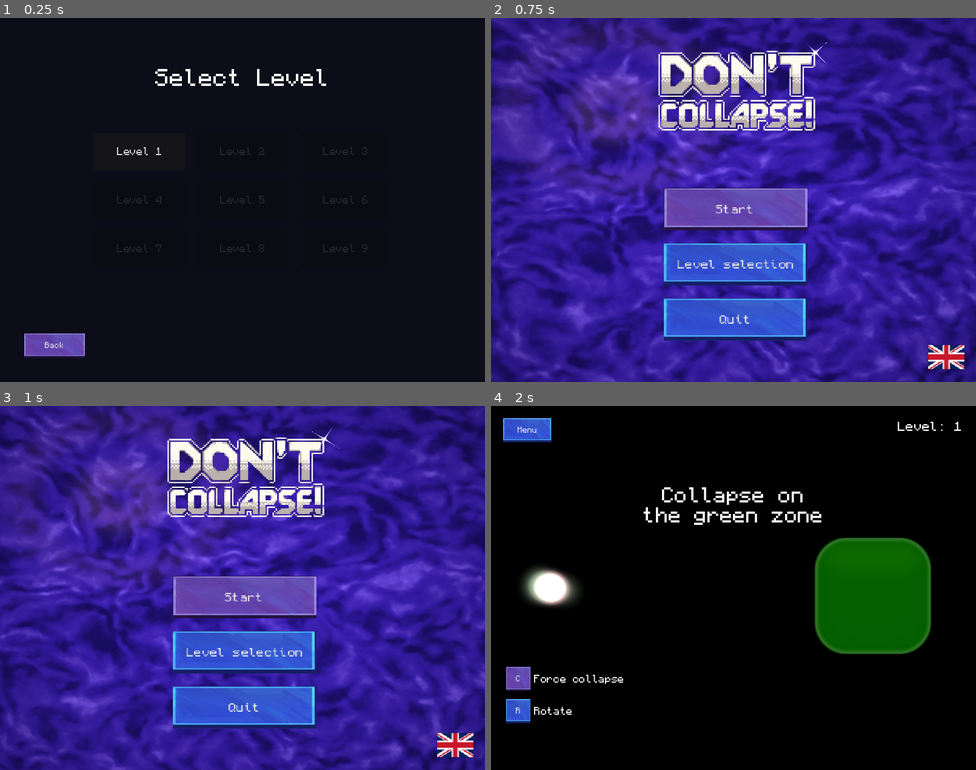
Above: before the commit, frames 1-4 (two rows, left to right).
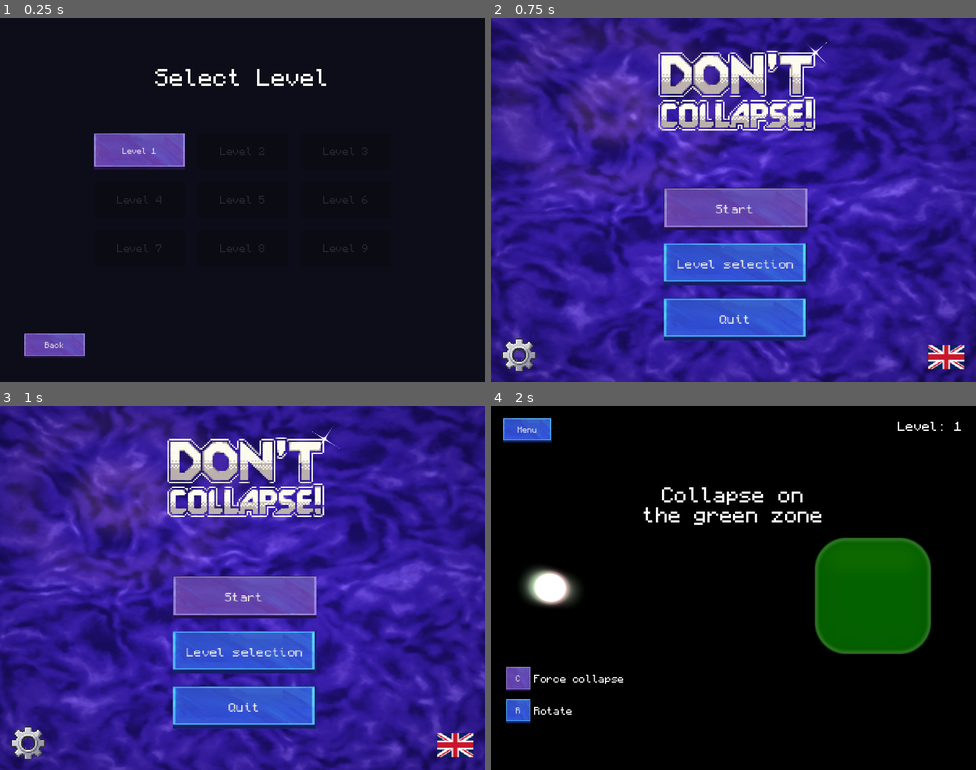
Above: after the commit, the same moments.

Repository: magnoint13/brinqo-2026
Game: Godot game, scene res://ui/LevelSelect.tscn
The game is run twice, just before and just after one commit, with the same random seed, the same clock (stepped at 60 frames per second) and the same inputs. This scene is started directly instead of the project's main scene. Video files are missing from this copy of the repository; at most half a second of black plays in their place. Sound files missing from this copy of the repository are replaced by a short silence.
Inputs:
- Up to frame 1 (0.25 s): no input
- Up to frame 2 (0.75 s): click "Back" at 0.5 s
- Up to frame 3 (1 s): no input
- Up to frame 4 (2 s): click "Start" at 1.25 s

The runs differ from the first frame. In frame 1, 1.9% of the frame differs, in the area x 19-39%, y 31-42%; in frame 2, 0.4%; in frame 3, 0.4%; in frame 4, nothing differs.

Commit message:
más mejoras en la UI

Diff:
--- a/ui/LevelSelect.gd
+++ b/ui/LevelSelect.gd
@@ -1,6 +1,8 @@
 extends Control
 
 const TOTAL_LEVELS = GameManager.TOTAL_LEVELS
+const THEME = preload("res://resources/Default.tres") as Theme
+const THEME_HIGHLIGHT = preload("res://resources/Default2.tres") as Theme
 
 @onready var grid_container = $GridContainer
 @onready var back_button = $BackButton
@@ -10,6 +12,7 @@
 	create_level_buttons()
 
 func create_level_buttons():
+	var last_level_unlocked = GameManager.unlocked_levels.max()
 	for level_num in range(1, TOTAL_LEVELS + 1):
 		var button = Button.new()
 		button.text = tr("LEVEL_BUTTON_PREFIX") + " " + str(level_num)
@@ -17,6 +20,10 @@
 
 		if GameManager.is_level_unlocked(level_num):
 			button.pressed.connect(func(): _on_level_pressed(level_num))
+			if level_num == last_level_unlocked:
+				button.theme = THEME_HIGHLIGHT
+			else:
+				button.theme = THEME
 		else:
 			button.disabled = true
 			button.modulate = Color(0.3, 0.3, 0.3)
--- a/ui/MainMenu.tscn
+++ b/ui/MainMenu.tscn
@@ -9,8 +9,8 @@
 [ext_resource type="PackedScene" uid="uid://cn2p5rgw1d1tb" path="res://ui/SettingsMenu.tscn" id="7_settings"]
 [ext_resource type="Texture2D" uid="uid://basbbbs20yjh3" path="res://resources/flags/es.png" id="8_youui"]
 [ext_resource type="Texture2D" uid="uid://b8vth0y33v2d2" path="res://resources/flags/en.png" id="9_58pe3"]
+[ext_resource type="Texture2D" uid="uid://dfd2sryutqesr" path="res://resources/settings.png" id="9_g6r01"]
 [ext_resource type="Texture2D" uid="uid://dludlu6ayf1e8" path="res://resources/flags/gl.png" id="10_g6r01"]
-[ext_resource type="Texture2D" uid="uid://d3s54ojbgwk1f" path="res://entities/settings.png" id="11_58pe3"]
 
 [sub_resource type="ShaderMaterial" id="ShaderMaterial_lava"]
 shader = ExtResource("2_lavashader")
@@ -121,7 +121,7 @@
 offset_top = 515.0
 offset_right = 90.0
 offset_bottom = 597.0
-texture_normal = ExtResource("11_58pe3")
+texture_normal = ExtResource("9_g6r01")
 ignore_texture_size = true
 stretch_mode = 5
 
--- a/ui/SettingsMenu.gd
+++ b/ui/SettingsMenu.gd
@@ -1,11 +1,11 @@
 extends Control
 
-@onready var master_slider: HSlider = $VBoxContainer/MasterVolume/Slider
-@onready var master_value: Label = $VBoxContainer/MasterVolume/ValueLabel
-@onready var music_slider: HSlider = $VBoxContainer/MusicVolume/Slider
-@onready var music_value: Label = $VBoxContainer/MusicVolume/ValueLabel
-@onready var sfx_slider: HSlider = $VBoxContainer/SFXVolume/Slider
-@onready var sfx_value: Label = $VBoxContainer/SFXVolume/ValueLabel
+@onready var master_slider: HSlider = $CenterContainer/VBoxContainer/MasterVolume/Slider
+@onready var master_value: Label = $CenterContainer/VBoxContainer/MasterVolume/ValueLabel
+@onready var music_slider: HSlider = $CenterContainer/VBoxContainer/MusicVolume/Slider
+@onready var music_value: Label = $CenterContainer/VBoxContainer/MusicVolume/ValueLabel
+@onready var sfx_slider: HSlider = $CenterContainer/VBoxContainer/SFXVolume/Slider
+@onready var sfx_value: Label = $CenterContainer/VBoxContainer/SFXVolume/ValueLabel
 
 var _previous_scene: String = ""
 var _is_paused: bool = false
--- a/ui/SettingsMenu.tscn
+++ b/ui/SettingsMenu.tscn
@@ -2,9 +2,6 @@
 
 [ext_resource type="Theme" uid="uid://d4m4ag7b1ij46" path="res://resources/Default.tres" id="1_theme"]
 [ext_resource type="Script" uid="uid://ck156u516iapm" path="res://ui/SettingsMenu.gd" id="3_settings"]
-
-[sub_resource type="LabelSettings" id="LabelSettings_j5hgc"]
-font_size = 24
 
 [node name="SettingsMenu" type="Control" unique_id=1329980281]
 process_mode = 3
@@ -25,45 +22,38 @@
 grow_vertical = 2
 color = Color(0, 0, 0, 0.8)
 
-[node name="TitleLabel" type="Label" parent="." unique_id=1057681561]
-layout_mode = 1
-anchors_preset = 5
-anchor_left = 0.5
-anchor_right = 0.5
-offset_left = -100.0
-offset_top = 50.0
-offset_right = 100.0
-offset_bottom = 85.0
-grow_horizontal = 2
+[node name="TitleLabel" type="RichTextLabel" parent="." unique_id=1327651788]
+layout_mode = 0
+offset_left = -1.0
+offset_top = 92.0
+offset_right = 799.0
+offset_bottom = 193.0
+theme_override_font_sizes/normal_font_size = 40
 text = "SETTINGS_TITLE"
-label_settings = SubResource("LabelSettings_j5hgc")
 horizontal_alignment = 1
+vertical_alignment = 1
 
-[node name="VBoxContainer" type="VBoxContainer" parent="." unique_id=1470613615]
-layout_mode = 1
-anchors_preset = 8
-anchor_left = 0.5
-anchor_top = 0.5
-anchor_right = 0.5
-anchor_bottom = 0.5
-offset_left = -200.0
-offset_top = -100.0
-offset_right = 200.0
-offset_bottom = 100.0
-grow_horizontal = 2
-grow_vertical = 2
+[node name="CenterContainer" type="CenterContainer" parent="." unique_id=518713449]
+layout_mode = 0
+offset_top = 106.0
+offset_right = 797.0
+offset_bottom = 601.0
+
+[node name="VBoxContainer" type="VBoxContainer" parent="CenterContainer" unique_id=1470613615]
+custom_minimum_size = Vector2(400, 0)
+layout_mode = 2
 theme_override_constants/separation = 25
 
-[node name="MasterVolume" type="HBoxContainer" parent="VBoxContainer" unique_id=2111693020]
+[node name="MasterVolume" type="HBoxContainer" parent="CenterContainer/VBoxContainer" unique_id=2111693020]
 layout_mode = 2
 theme_override_constants/separation = 10
 
-[node name="Label" type="Label" parent="VBoxContainer/MasterVolume" unique_id=2046517003]
+[node name="Label" type="Label" parent="CenterContainer/VBoxContainer/MasterVolume" unique_id=2046517003]
 custom_minimum_size = Vector2(120, 0)
 layout_mode = 2
 text = "SETTINGS_MASTER"
 
-[node name="Slider" type="HSlider" parent="VBoxContainer/MasterVolume" unique_id=11860378]
+[node name="Slider" type="HSlider" parent="CenterContainer/VBoxContainer/MasterVolume" unique_id=11860378]
 layout_mode = 2
 size_flags_horizontal = 3
 size_flags_vertical = 4
@@ -71,22 +61,22 @@
 step = 0.05
 value = 1.0
 
-[node name="ValueLabel" type="Label" parent="VBoxContainer/MasterVolume" unique_id=1801724175]
+[node name="ValueLabel" type="Label" parent="CenterContainer/VBoxContainer/MasterVolume" unique_id=1801724175]
 custom_minimum_size = Vector2(40, 0)
 layout_mode = 2
 text = "100%"
 horizontal_alignment = 2
 
-[node name="MusicVolume" type="HBoxContainer" parent="VBoxContainer" unique_id=828642849]
+[node name="MusicVolume" type="HBoxContainer" parent="CenterContainer/VBoxContainer" unique_id=828642849]
 layout_mode = 2
 theme_override_constants/separation = 10
 
-[node name="Label" type="Label" parent="VBoxContainer/MusicVolume" unique_id=1127660494]
+[node name="Label" type="Label" parent="CenterContainer/VBoxContainer/MusicVolume" unique_id=1127660494]
 custom_minimum_size = Vector2(120, 0)
 layout_mode = 2
 text = "SETTINGS_MUSIC"
 
-[node name="Slider" type="HSlider" parent="VBoxContainer/MusicVolume" unique_id=1690954382]
+[node name="Slider" type="HSlider" parent="CenterContainer/VBoxContainer/MusicVolume" unique_id=1690954382]
 layout_mode = 2
 size_flags_horizontal = 3
 size_flags_vertical = 4
@@ -94,22 +84,22 @@
 step = 0.05
 value = 1.0
 
-[node name="ValueLabel" type="Label" parent="VBoxContainer/MusicVolume" unique_id=1379539394]
+[node name="ValueLabel" type="Label" parent="CenterContainer/VBoxContainer/MusicVolume" unique_id=1379539394]
 custom_minimum_size = Vector2(40, 0)
 layout_mode = 2
 text = "100%"
 horizontal_alignment = 2
 
-[node name="SFXVolume" type="HBoxContainer" parent="VBoxContainer" unique_id=1277368518]
+[node name="SFXVolume" type="HBoxContainer" parent="CenterContainer/VBoxContainer" unique_id=1277368518]
 layout_mode = 2
 theme_override_constants/separation = 10
 
-[node name="Label" type="Label" parent="VBoxContainer/SFXVolume" unique_id=772621491]
+[node name="Label" type="Label" parent="CenterContainer/VBoxContainer/SFXVolume" unique_id=772621491]
 custom_minimum_size = Vector2(120, 0)
 layout_mode = 2
 text = "SETTINGS_SFX"
 
-[node name="Slider" type="HSlider" parent="VBoxContainer/SFXVolume" unique_id=614356833]
+[node name="Slider" type="HSlider" parent="CenterContainer/VBoxContainer/SFXVolume" unique_id=614356833]
 layout_mode = 2
 size_flags_horizontal = 3
 size_flags_vertical = 4
@@ -117,20 +107,20 @@
 step = 0.05
 value = 1.0
 
-[node name="ValueLabel" type="Label" parent="VBoxContainer/SFXVolume" unique_id=910927283]
+[node name="ValueLabel" type="Label" parent="CenterContainer/VBoxContainer/SFXVolume" unique_id=910927283]
 custom_minimum_size = Vector2(40, 0)
 layout_mode = 2
 text = "100%"
 horizontal_alignment = 2
 
-[node name="BackButton" type="Button" parent="VBoxContainer" unique_id=1487501611]
+[node name="BackButton" type="Button" parent="CenterContainer/VBoxContainer" unique_id=1487501611]
 custom_minimum_size = Vector2(60, 40)
 layout_mode = 2
 size_flags_horizontal = 4
 theme = ExtResource("1_theme")
 text = "SETTINGS_BACK"
 
-[connection signal="value_changed" from="VBoxContainer/MasterVolume/Slider" to="." method="_on_master_slider_value_changed"]
-[connection signal="value_changed" from="VBoxContainer/MusicVolume/Slider" to="." method="_on_music_slider_value_changed"]
-[connection signal="value_changed" from="VBoxContainer/SFXVolume/Slider" to="." method="_on_sfx_slider_value_changed"]
-[connection signal="pressed" from="VBoxContainer/BackButton" to="." method="_on_back_button_pressed"]
+[connection signal="value_changed" from="CenterContainer/VBoxContainer/MasterVolume/Slider" to="." method="_on_master_slider_value_changed"]
+[connection signal="value_changed" from="CenterContainer/VBoxContainer/MusicVolume/Slider" to="." method="_on_music_slider_value_changed"]
+[connection signal="value_changed" from="CenterContainer/VBoxContainer/SFXVolume/Slider" to="." method="_on_sfx_slider_value_changed"]
+[connection signal="pressed" from="CenterContainer/VBoxContainer/BackButton" to="." method="_on_back_button_pressed"]
Binary file changed: resources/translations/translations.en.translation
Binary file changed: resources/translations/translations.es.translation
Binary file changed: resources/translations/translations.gl.translation
Not shown: 1 places in scenes/particle.tscn that only renumber resources
